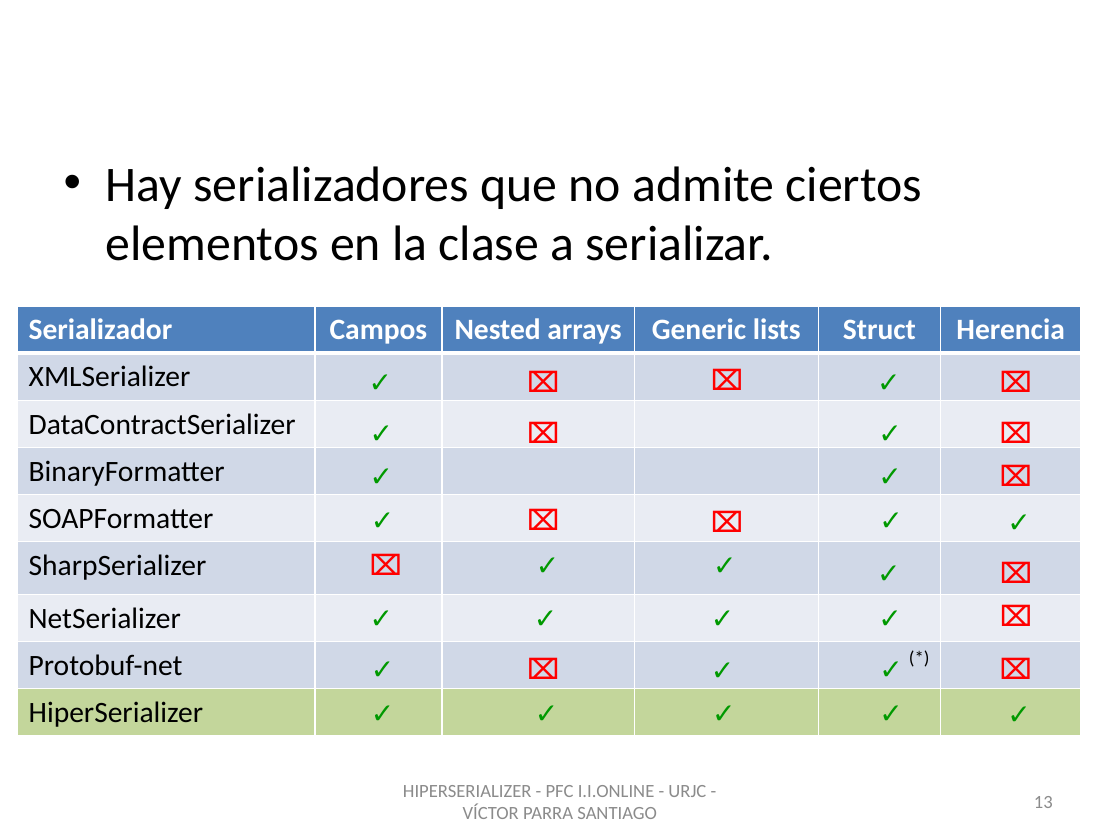
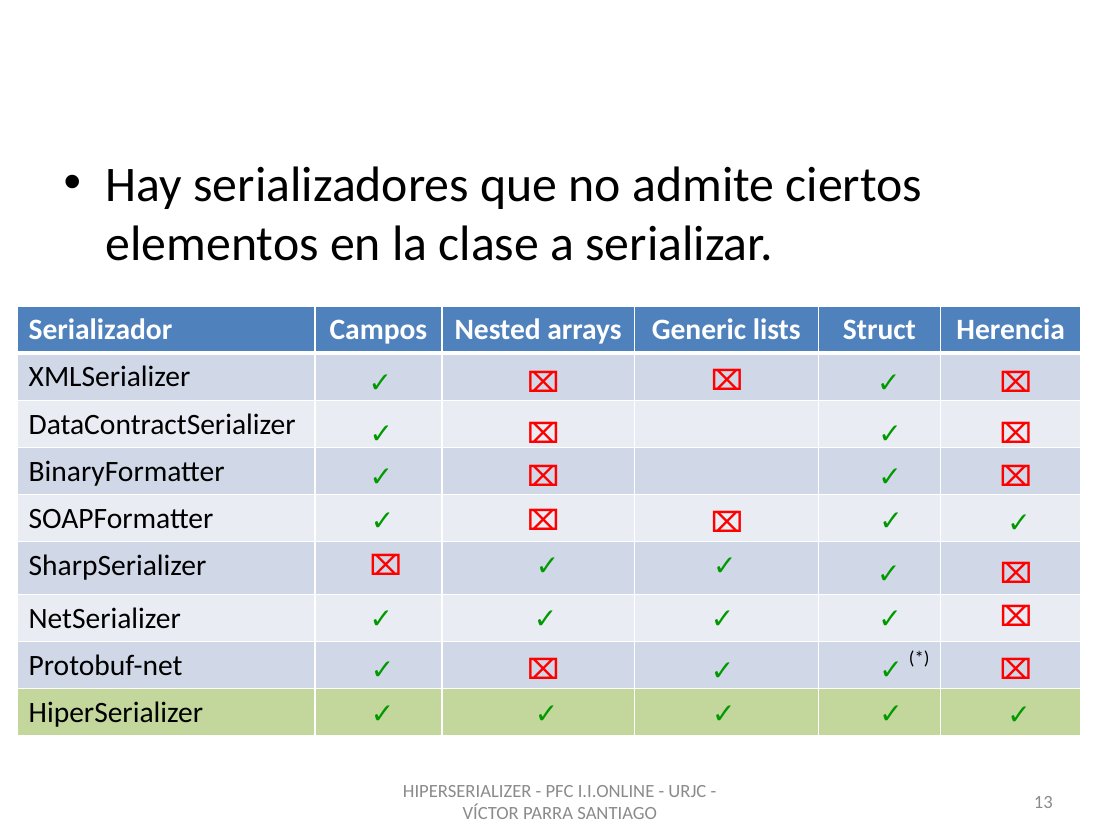
Before and after one commit to vitiparra/ProyectoFinDeCarrera, a slide deck: slide 13 of Memoria/HiperSerializer.pptx. Drawn at 1120x840 pixels with LibreOffice and Linux fonts; fonts in the diff are those of the drawing; background and template pictures are left out. Boxes give left, top, right and bottom in pixels: in the first picture for what was removed or moved away, otherwise in the second. Text is boxed around its words. In the diff, an @@ line names an element or a change of style, - is before the commit and + after.

```diff
--- a/Memoria/HiperSerializer.pptx
+++ b/Memoria/HiperSerializer.pptx
@@ text added at box(516, 454, 569, 498), 18 pt, text #FF0000, bold @@
+⌧
```
Also in this commit, not shown: 9 other slides changed, 2 slides added, 1 other file.
